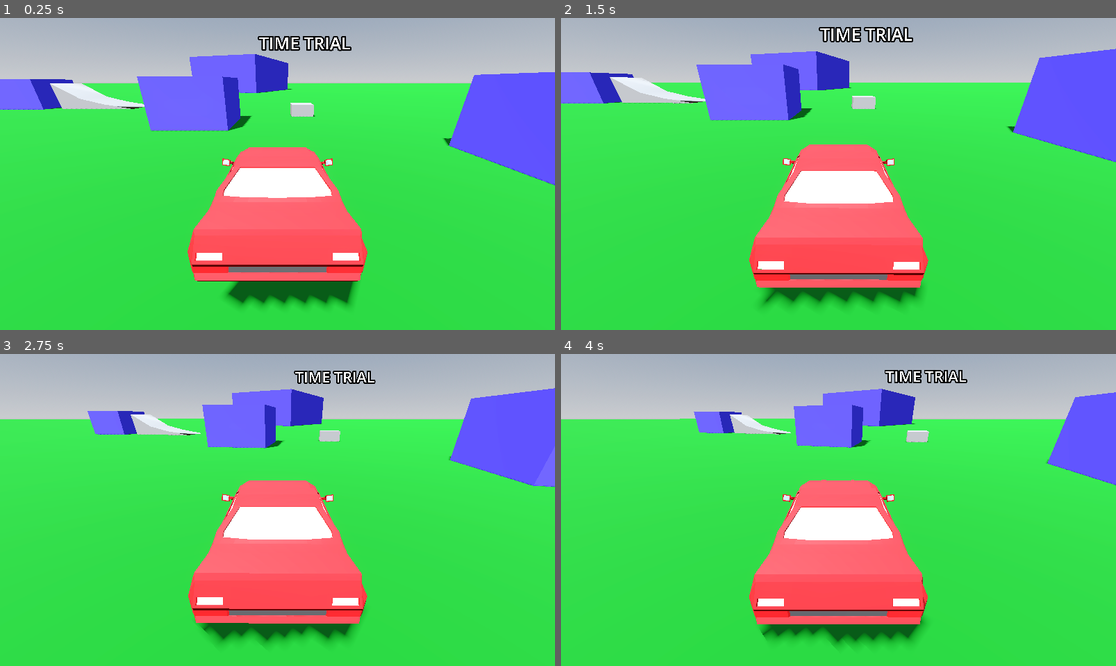
Above: before the commit, frames 1-4 (two rows, left to right).
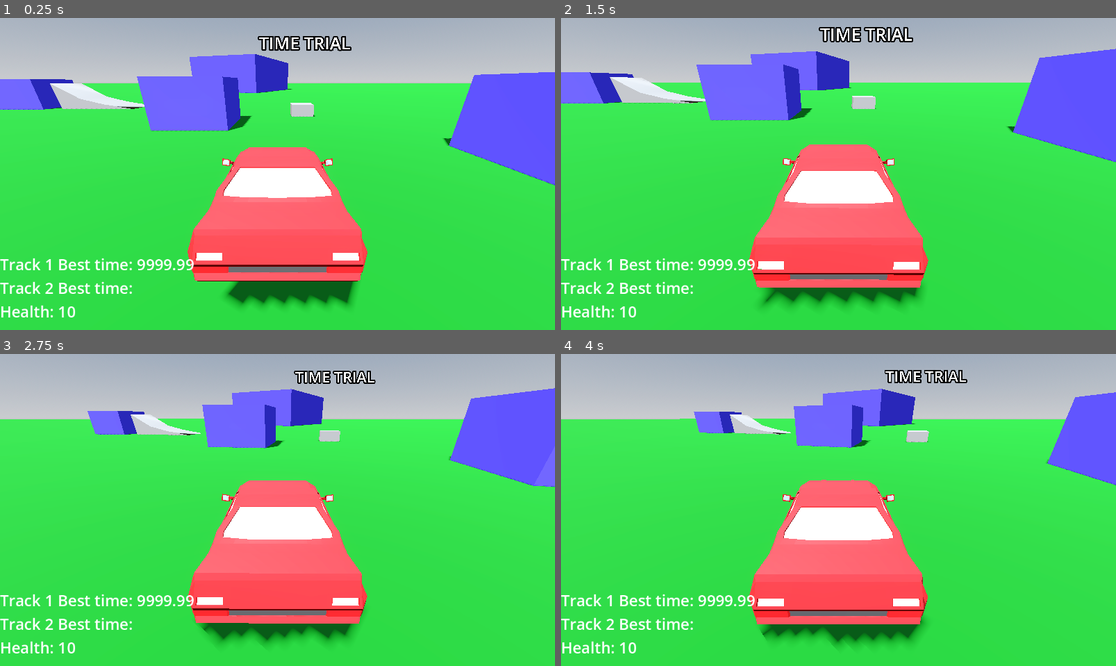
Above: after the commit, the same moments.

Repository: mje819/CarWorld
Game: Godot game, scene res://World/world.tscn
Two runs of this game, one before a commit and one after it. Both use one fixed random seed, a clock stepped at 60 frames per second and the inputs below.
Inputs:
- Up to frame 1 (0.25 s): no input
- Up to frame 2 (1.5 s): hold D (turn_right) 0.53-1.28 s; hold S (brake) from 1.28 s (still down)
- Up to frame 3 (2.75 s): release S (brake) at 2.03 s; hold D (turn_right) from 2.03 s (still down)
- Up to frame 4 (4 s): release D (turn_right) at 2.78 s; hold Space (accelerate) 2.78-3.53 s; hold A (turn_left) from 3.53 s (still down)

The runs differ from the first frame. In frame 1, 1.2% of the frame differs, in the area x 0-35%, y 76-96%; in frame 2, 1.2%; in frame 3, 1.2%; in frame 4, 1.2%.

Commit message:
create HUD and fix bugs with obstacles wip

Diff:
--- /dev/null
+++ b/HUD/hud.gd
@@ -0,0 +1 @@
+extends MarginContainer
--- a/World/world.tscn
+++ b/World/world.tscn
@@ -5,6 +5,7 @@
 [ext_resource type="PackedScene" uid="uid://cwu5dtg3vyawo" path="res://World/time_trial_start.tscn" id="3_j8job"]
 [ext_resource type="PackedScene" uid="uid://bn3bjblw2g41t" path="res://Tracks/track1.tscn" id="4_3f78f"]
 [ext_resource type="PackedScene" uid="uid://cj7ue6i7pj2fb" path="res://Tracks/track2.tscn" id="5_k8do8"]
+[ext_resource type="Script" uid="uid://b30hhju6usgmc" path="res://HUD/hud.gd" id="6_bkhv4"]
 
 [sub_resource type="ProceduralSkyMaterial" id="ProceduralSkyMaterial_8a836"]
 sky_horizon_color = Color(0.66224277, 0.6717428, 0.6867428, 1)
@@ -26,6 +27,15 @@
 
 [sub_resource type="BoxShape3D" id="BoxShape3D_bkhv4"]
 size = Vector3(0.2487793, 0.22732544, 0.26782227)
+
+[sub_resource type="LabelSettings" id="LabelSettings_k8do8"]
+font_size = 32
+
+[sub_resource type="LabelSettings" id="LabelSettings_bkhv4"]
+font_size = 32
+
+[sub_resource type="LabelSettings" id="LabelSettings_yf0ba"]
+font_size = 32
 
 [node name="World" type="Node3D" unique_id=2090731207]
 
@@ -91,4 +101,34 @@
 depth = 2.0
 smooth_faces = true
 
+[node name="HUD" type="MarginContainer" parent="." unique_id=384407738 groups=["HUD"]]
+anchors_preset = 2
+anchor_top = 1.0
+anchor_bottom = 1.0
+offset_top = -175.0
+offset_right = 142.0
+grow_vertical = 0
+size_flags_horizontal = 0
+size_flags_vertical = 8
+script = ExtResource("6_bkhv4")
+
+[node name="VBoxContainer" type="VBoxContainer" parent="HUD" unique_id=666184862]
+layout_mode = 2
+alignment = 1
+
+[node name="Track1BestTime" type="Label" parent="HUD/VBoxContainer" unique_id=966440508]
+layout_mode = 2
+text = "Track 1 Best time: 9999.99"
+label_settings = SubResource("LabelSettings_k8do8")
+
+[node name="Track2BestTime" type="Label" parent="HUD/VBoxContainer" unique_id=1604883098]
+layout_mode = 2
+text = "Track 2 Best time:"
+label_settings = SubResource("LabelSettings_bkhv4")
+
+[node name="HealthLabel" type="Label" parent="HUD/VBoxContainer" unique_id=1934339005 groups=["Health Label"]]
+layout_mode = 2
+text = "Health: 90"
+label_settings = SubResource("LabelSettings_yf0ba")
+
 [editable path="TimeTrialStart"]
--- a/car/car_manager.gd
+++ b/car/car_manager.gd
@@ -1,4 +1,6 @@
 extends Node
+
+var health_label
 
 var engine_power : int:
 	set(new_engine_power):
@@ -13,8 +15,10 @@
 		health = new_health
 		print(health)
 		#label changes?
+		health_label.text = "Health: " + str(health)
 
 func _ready() -> void:
+	health_label = get_tree().get_first_node_in_group("Health Label")
 	health = max_health
 	engine_power = 150
 
--- a/project.godot
+++ b/project.godot
@@ -24,6 +24,8 @@
 Obstacles=""
 "Start and Finish Detectors"=""
 Checkpoints=""
+HUD=""
+"Health Label"=""
 
 [input]
 
Not shown, added: HUD/hud.gd.uid
